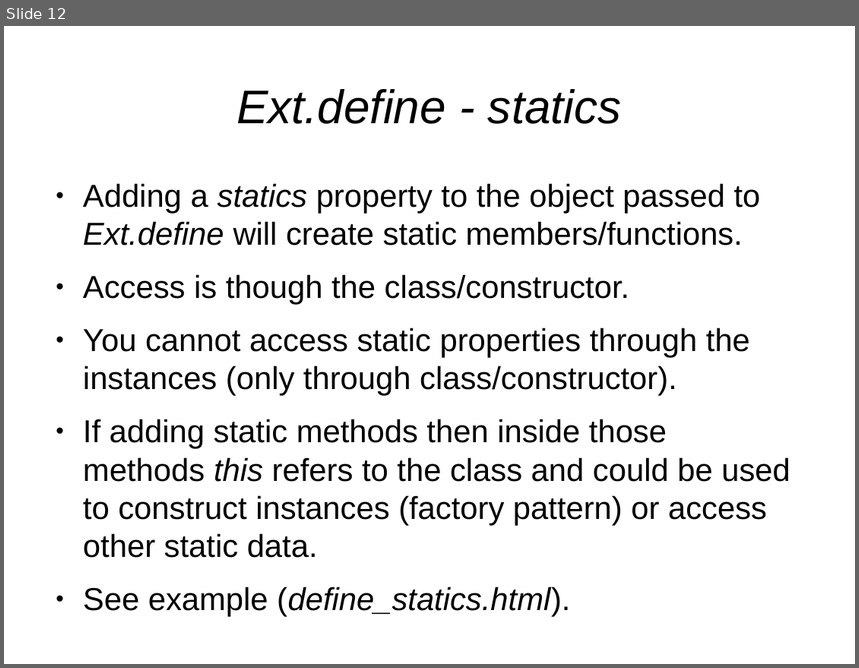
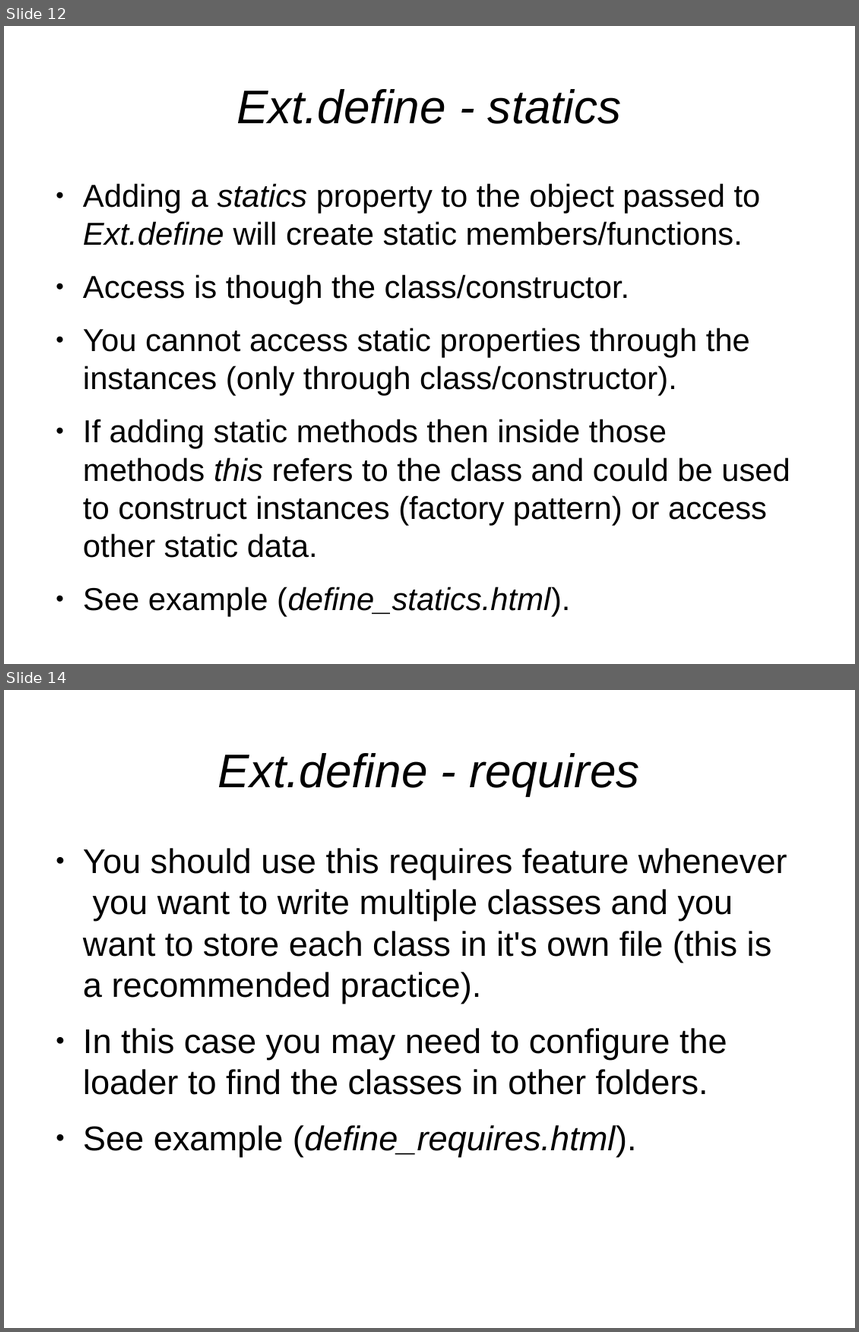
Before and after one commit to veltzer/demos, a slide deck: javascript/extjs/doc/extjs_oo.odp. Shown one above the other, each under a label of ours: slide 12 before the commit, slides 12 and 14 after it; the slides between them are not shown. The pictures are 859x668 and 859x1332 pixels, drawn with LibreOffice and Linux fonts; fonts in the diff are those of the drawing. Boxes give left, top, right and bottom in pixels: in the first picture for what was removed or moved away, otherwise in the second. Text is boxed around its words. In the diff, an @@ line names an element or a change of style, - is before the commit and + after.

```diff
--- a/javascript/extjs/doc/extjs_oo.odp
+++ b/javascript/extjs/doc/extjs_oo.odp
@@ slide 14 added at box(4, 690, 855, 1328), background #FFFFFF @@
@@ title added at box(218, 753, 640, 796), 44 pt, text #000000, italic @@
+Ext.define - requires
@@ text added at box(83, 848, 788, 1157), 32 pt, text #000000 @@
+● You should use this requires feature whenever you want to write multiple classes and you want to store each class in it's own file (this is a recommended practice).
+● In this case you may need to configure the loader to find the classes in other folders.
+● See example (define_requires.html).
```
Also in this commit, not shown: 1 slide changed, 1 other slide added, 2 other files.
